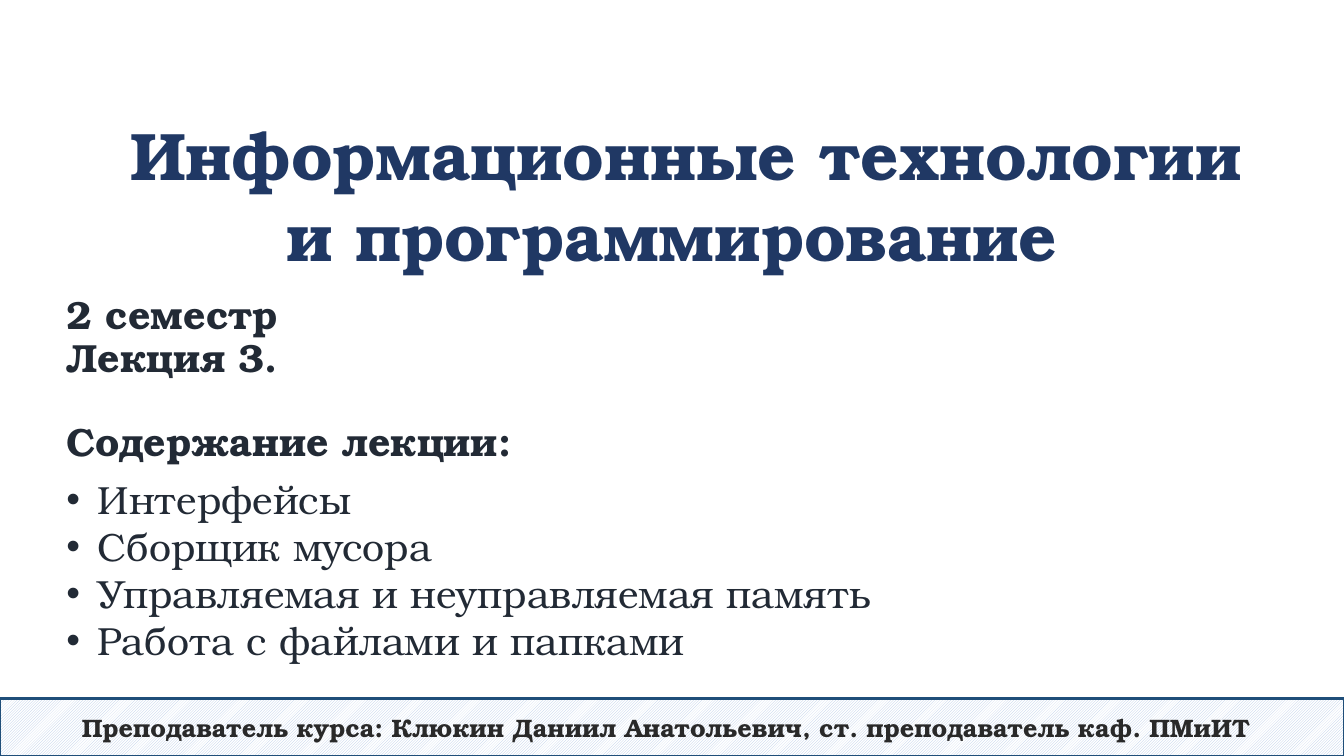
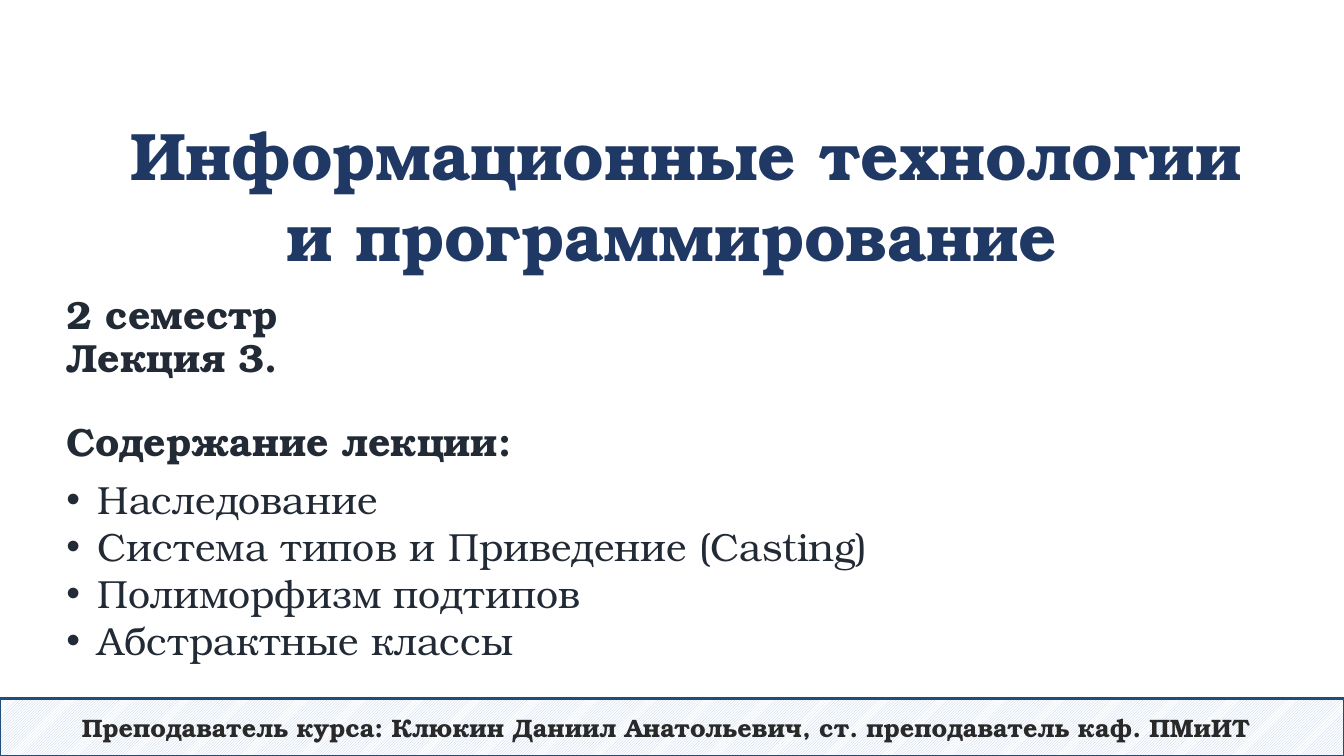
Before and after one commit to DaniilKlyukin/ITiP-2, a slide deck: slide 1 of Лекции/ИТиП 2 лек 3.pptx. Drawn at 1344x756 pixels with LibreOffice and Linux fonts; fonts in the diff are those of the drawing. Boxes give left, top, right and bottom in pixels: in the first picture for what was removed or moved away, otherwise in the second. Text is boxed around its words. In the diff, an @@ line names an element or a change of style, - is before the commit and + after.

```diff
--- a/Лекции/ИТиП 2 лек 3.pptx
+++ b/Лекции/ИТиП 2 лек 3.pptx
@@ text at (x1=98, y1=487, x2=867, y2=664): text changed @@
-• Интерфейсы
-• Сборщик мусора
-• Управляемая и неуправляемая память
-• Работа с файлами и папками
+• Наследование
+• Система типов и Приведение (Casting)
+• Полиморфизм подтипов
+• Абстрактные классы
```
Also in this commit, not shown: 2 other slides changed, 39 slides added, 47 slides removed, 6 other files.
